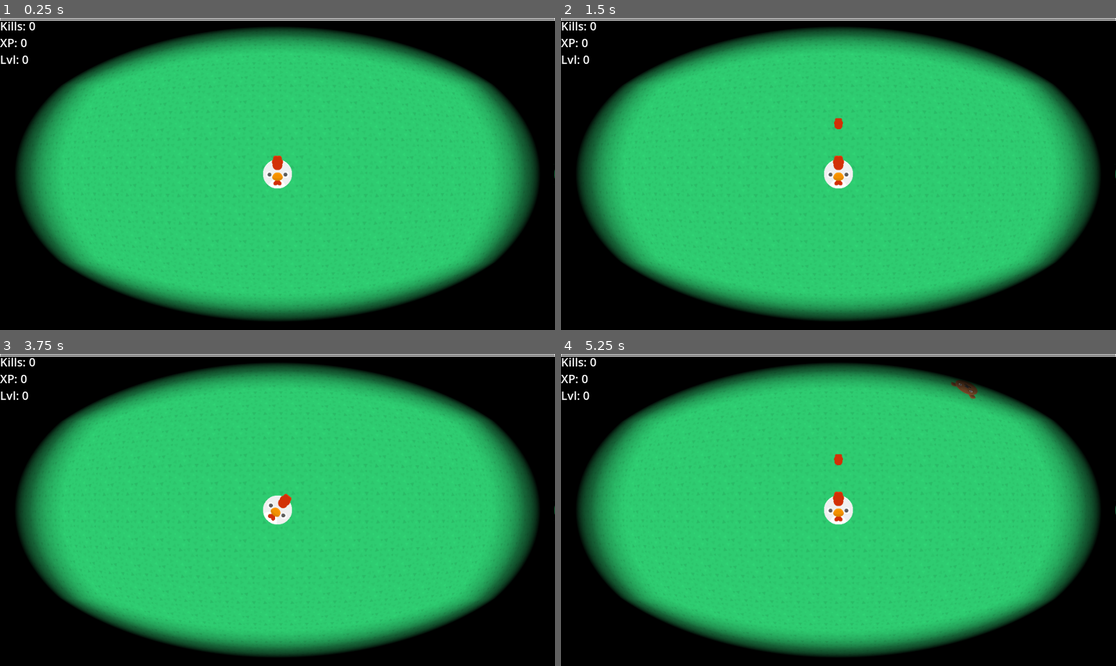
Above: before the commit, frames 1-4 (two rows, left to right).
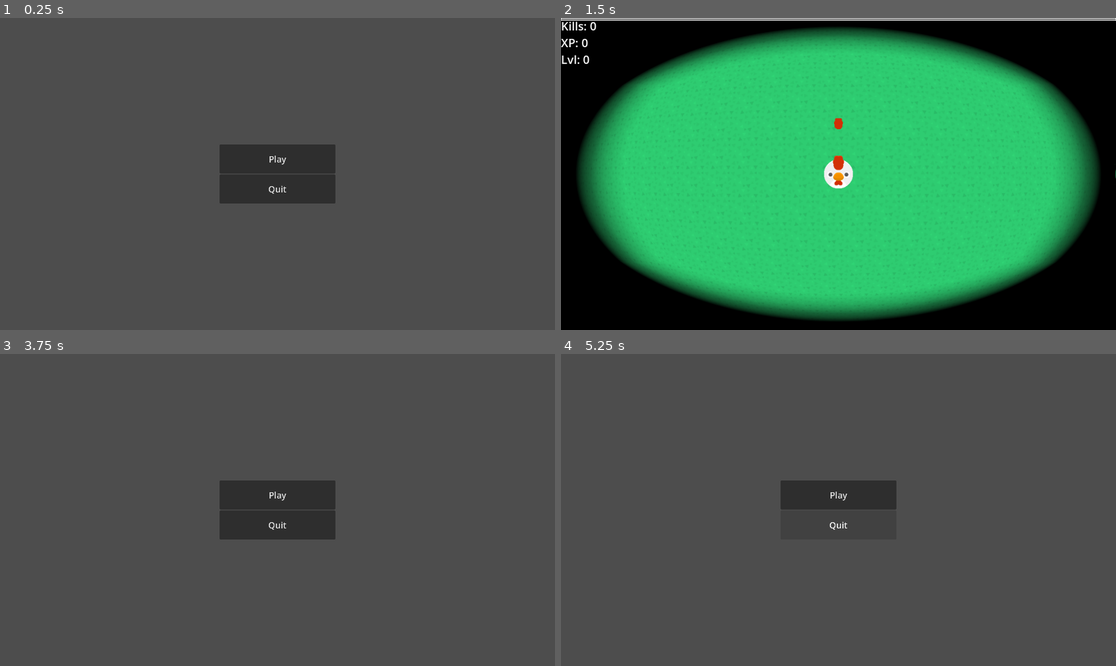
Above: after the commit, the same moments.

Repository: team-faucet/GMTK2024
Game: Godot game, scene res://UI/Menu/main_menu.tscn
Two runs of this game, one before a commit and one after it. Both use one fixed random seed, a clock stepped at 60 frames per second and the inputs below. Before the commit the project starts from res://main.tscn.
Inputs (mouse positions are in pixels of both pictures, inside the frame that each line leads up to):
- Up to frame 1 (0.25 s): no input
- Up to frame 2 (1.5 s): click (838, 158) at 0.5 s, where only the run after the commit has a clickable "Play"; click (838, 158) at 1.25 s, where only the run after the commit has a clickable "Resume"
- Up to frame 3 (3.75 s): tap Enter at 2 s; move the mouse to (399, 494) at 2.02 s; hold Right (ui_right) 2.03-2.78 s; move the mouse to (166, 525) at 2.77 s; hold Down (ui_down) 2.78-3.53 s; tap R (reset, bound only after the commit) at 3.5 s; move the mouse to (333, 441) at 3.52 s; hold Right (ui_right) from 3.53 s (still down)
- Up to frame 4 (5.25 s): release Right (ui_right) at 4.25 s; click (838, 494) at 4.25 s, where only the run after the commit has a clickable "Play"; click (838, 510) at 5 s, where only the run after the commit has a clickable "Menu"

The runs differ from the first frame. In frame 1, 100% of the frame differs, in the area x 0-100%, y 0-100%; in frame 2, nothing differs; in frame 3, 100%; in frame 4, 100%.
Error after the commit: Invalid access to property or key 'position' on a base object of type 'previously freed'. (res://Scripts/follow_player_component.gd:21)

Commit message:
added menus

Diff:
--- a/Entities/Enemies/bear.tscn
+++ b/Entities/Enemies/bear.tscn
@@ -8,9 +8,8 @@
 [ext_resource type="PackedScene" uid="uid://boeqr8qm5mlx3" path="res://Components/health_component.tscn" id="6_8o85x"]
 [ext_resource type="PackedScene" uid="uid://cppeu52scvqwg" path="res://Components/enemy_component.tscn" id="7_0hs5k"]
 
-[sub_resource type="PhysicsMaterial" id="PhysicsMaterial_18wwp"]
+[sub_resource type="PhysicsMaterial" id="PhysicsMaterial_2n204"]
 friction = 0.0
-bounce = 1.0
 
 [sub_resource type="CircleShape2D" id="CircleShape2D_k3v38"]
 radius = 50.0
@@ -19,7 +18,7 @@
 radius = 64.0
 
 [node name="Bear" type="RigidBody2D"]
-physics_material_override = SubResource("PhysicsMaterial_18wwp")
+physics_material_override = SubResource("PhysicsMaterial_2n204")
 linear_damp = 1.0
 angular_damp = 1.0
 script = ExtResource("1_h46th")
--- a/Entities/Enemies/narwhal.tscn
+++ b/Entities/Enemies/narwhal.tscn
@@ -9,6 +9,9 @@
 [ext_resource type="PackedScene" uid="uid://boeqr8qm5mlx3" path="res://Components/health_component.tscn" id="7_vpvn3"]
 [ext_resource type="PackedScene" uid="uid://cppeu52scvqwg" path="res://Components/enemy_component.tscn" id="8_rv3r6"]
 
+[sub_resource type="PhysicsMaterial" id="PhysicsMaterial_iwjyo"]
+friction = 0.0
+
 [sub_resource type="CircleShape2D" id="CircleShape2D_1wgd8"]
 radius = 50.0
 
@@ -16,6 +19,7 @@
 radius = 65.66
 
 [node name="Narwhal" type="RigidBody2D"]
+physics_material_override = SubResource("PhysicsMaterial_iwjyo")
 linear_damp = 1.0
 angular_damp = 1.0
 script = ExtResource("1_g258r")
--- a/Entities/player.tscn
+++ b/Entities/player.tscn
@@ -53,7 +53,6 @@
 shape = SubResource("CircleShape2D_q36i1")
 
 [node name="HealthComponent" parent="." instance=ExtResource("4_ongt8")]
-health = 1000.0
 
 [node name="AbilityComb" parent="." instance=ExtResource("6_ngny2")]
 ability_scene = ExtResource("2_qvwq8")
@@ -68,3 +67,5 @@
 
 [node name="CollisionShape2D" type="CollisionShape2D" parent="CollectingComponent"]
 shape = SubResource("CircleShape2D_6vmdh")
+
+[connection signal="died" from="HealthComponent" to="." method="_on_health_component_died"]
--- /dev/null
+++ b/Scripts/game_over_screen.gd
@@ -0,0 +1,24 @@
+extends Control
+
+var is_shown : bool = false
+
+func _ready():
+	SceneManager.game_ended.connect(_show_screen)
+
+func _show_screen():
+	if is_shown:
+		return
+	is_shown = true
+	$VBoxContainer/GameOverLabel/VBoxContainer/ScoreLabel.text = "Reached lvl: " + str(StatTracker.lvl)
+	await get_tree().create_timer(1.5).timeout
+	var animPlayer:AnimationPlayer = $AnimationPlayer
+	animPlayer.play("fade_in")
+
+func _on_restart_button_up():
+	SceneManager.change_scene_to("res://main.tscn")
+
+func _on_menu_button_up():
+	SceneManager.change_scene_to("res://UI/Menu/main_menu.tscn")
+
+func _on_quit_button_up():
+	get_tree().quit()
--- a/Scripts/gamelogic.gd
+++ b/Scripts/gamelogic.gd
@@ -5,23 +5,29 @@
 @export_group("Enemy Spawning")
 @export var base_spawn_rate : float = 0.5
 @export var spawn_rate_increase : float = 0.1
+@export var enemy_count_max : int = 100
 @export var enemy_scenes : Array[PackedScene]
 @export var spawn_distance_to_screen : int = 40
 
 
 var timer:Timer
 @onready var current_spawn_rate : float = base_spawn_rate
+var enemy_count_current : int = 0
 
 func _ready():
 	timer = Timer.new()
 	add_child(timer)
-	timer.timeout.connect(spawn_enemy)
+	timer.timeout.connect(try_spawn_enemy)
 	timer.start(1/current_spawn_rate)
+	StatTracker.enemy_killed.connect(func(): enemy_count_current -= 1)
 
 func _process(delta):
 	current_spawn_rate += spawn_rate_increase * delta
 
-func spawn_enemy():
+func try_spawn_enemy():
+	if enemy_count_current >= enemy_count_max:
+		return
+	enemy_count_current += 1
 	var enemy_scene:PackedScene = enemy_scenes[0]
 	if randf() < 0.25:
 		enemy_scene = enemy_scenes[1]
--- /dev/null
+++ b/Scripts/main_menu.gd
@@ -0,0 +1,8 @@
+extends Control
+
+func _on_play_button_button_up():
+	SceneManager.change_scene_to("res://main.tscn")
+
+
+func _on_quit_button_button_up():
+	get_tree().quit()
--- a/Scripts/player.gd
+++ b/Scripts/player.gd
@@ -3,7 +3,14 @@
 
 @export var speed = 400
 
+
+
 func _process(delta):
 	var input := Input.get_vector("ui_left", "ui_right", "ui_up","ui_down")
 	position += input*speed*delta
 	rotation = -(get_viewport().get_mouse_position()-0.5*get_viewport_rect().size).angle_to(Vector2.UP)
+
+
+func _on_health_component_died():
+	SceneManager.game_ended.emit()
+	process_mode = PROCESS_MODE_DISABLED
--- a/Scripts/scene_manager.gd
+++ b/Scripts/scene_manager.gd
@@ -1,8 +1,18 @@
 extends Node
+
+signal game_ended
+signal toggle_pause
 
 func _ready():
 	Input.mouse_mode = Input.MOUSE_MODE_CONFINED
+	process_mode = PROCESS_MODE_ALWAYS
 
 func _input(event):
-	if event.is_action("ui_cancel"):
-		get_tree().quit()
+	if event.is_action_pressed("ui_cancel"):
+		toggle_pause.emit()
+	elif event.is_action_pressed("reset"):
+		get_tree().paused = false
+		change_scene_to("res://UI/Menu/main_menu.tscn")
+
+func change_scene_to(scene_path):
+	get_tree().call_deferred("change_scene_to_file", scene_path)
--- a/Scripts/stat_tracker.gd
+++ b/Scripts/stat_tracker.gd
@@ -28,4 +28,4 @@
 
 
 func get_next_xp() -> int:
-	return 10 * sqrt(lvl)
+	return int(10 * sqrt(lvl))
--- a/Scripts/xp_prog_bar.gd
+++ b/Scripts/xp_prog_bar.gd
@@ -1,12 +1,6 @@
 extends TextureProgressBar
 
 
-# Called when the node enters the scene tree for the first time.
-func _ready() -> void:
-	pass # Replace with function body.
-
-
-# Called every frame. 'delta' is the elapsed time since the previous frame.
-func _process(delta: float) -> void:
+func _process(_delta: float) -> void:
 	max_value = StatTracker.xp_next
 	value = StatTracker.xp_curr
--- /dev/null
+++ b/UI/Menu/game_over_screen.tscn
@@ -0,0 +1,222 @@
+[gd_scene load_steps=5 format=3 uid="uid://dieaor56rm48x"]
+
+[ext_resource type="Script" path="res://Scripts/game_over_screen.gd" id="1_kpot6"]
+
+[sub_resource type="Animation" id="Animation_2gb1m"]
+length = 0.001
+tracks/0/type = "value"
+tracks/0/imported = false
+tracks/0/enabled = true
+tracks/0/path = NodePath("VBoxContainer/GameOverLabel:visible")
+tracks/0/interp = 1
+tracks/0/loop_wrap = true
+tracks/0/keys = {
+"times": PackedFloat32Array(0),
+"transitions": PackedFloat32Array(1),
+"update": 1,
+"values": [false]
+}
+tracks/1/type = "value"
+tracks/1/imported = false
+tracks/1/enabled = true
+tracks/1/path = NodePath("VBoxContainer/Restart:visible")
+tracks/1/interp = 1
+tracks/1/loop_wrap = true
+tracks/1/keys = {
+"times": PackedFloat32Array(0),
+"transitions": PackedFloat32Array(1),
+"update": 1,
+"values": [false]
+}
+tracks/2/type = "value"
+tracks/2/imported = false
+tracks/2/enabled = true
+tracks/2/path = NodePath("VBoxContainer/Menu:visible")
+tracks/2/interp = 1
+tracks/2/loop_wrap = true
+tracks/2/keys = {
+"times": PackedFloat32Array(0),
+"transitions": PackedFloat32Array(1),
+"update": 1,
+"values": [false]
+}
+tracks/3/type = "value"
+tracks/3/imported = false
+tracks/3/enabled = true
+tracks/3/path = NodePath("VBoxContainer/Quit:visible")
+tracks/3/interp = 1
+tracks/3/loop_wrap = true
+tracks/3/keys = {
+"times": PackedFloat32Array(0),
+"transitions": PackedFloat32Array(1),
+"update": 1,
+"values": [false]
+}
+tracks/4/type = "value"
+tracks/4/imported = false
+tracks/4/enabled = true
+tracks/4/path = NodePath(".:modulate")
+tracks/4/interp = 1
+tracks/4/loop_wrap = true
+tracks/4/keys = {
+"times": PackedFloat32Array(0),
+"transitions": PackedFloat32Array(1),
+"update": 0,
+"values": [Color(1, 1, 1, 0)]
+}
+
+[sub_resource type="Animation" id="Animation_78c66"]
+resource_name = "fade_in"
+length = 2.0
+tracks/0/type = "value"
+tracks/0/imported = false
+tracks/0/enabled = true
+tracks/0/path = NodePath("VBoxContainer/GameOverLabel:visible")
+tracks/0/interp = 1
+tracks/0/loop_wrap = true
+tracks/0/keys = {
+"times": PackedFloat32Array(0),
+"transitions": PackedFloat32Array(1),
+"update": 1,
+"values": [true]
+}
+tracks/1/type = "value"
+tracks/1/imported = false
+tracks/1/enabled = true
+tracks/1/path = NodePath("VBoxContainer/Restart:visible")
+tracks/1/interp = 1
+tracks/1/loop_wrap = true
+tracks/1/keys = {
+"times": PackedFloat32Array(0.5),
+"transitions": PackedFloat32Array(1),
+"update": 1,
+"values": [true]
+}
+tracks/2/type = "value"
+tracks/2/imported = false
+tracks/2/enabled = true
+tracks/2/path = NodePath("VBoxContainer/Menu:visible")
+tracks/2/interp = 1
+tracks/2/loop_wrap = true
+tracks/2/keys = {
+"times": PackedFloat32Array(1),
+"transitions": PackedFloat32Array(1),
+"update": 1,
+"values": [true]
+}
+tracks/3/type = "value"
+tracks/3/imported = false
+tracks/3/enabled = true
+tracks/3/path = NodePath("VBoxContainer/Quit:visible")
+tracks/3/interp = 1
+tracks/3/loop_wrap = true
+tracks/3/keys = {
+"times": PackedFloat32Array(1.5),
+"transitions": PackedFloat32Array(1),
+"update": 1,
+"values": [true]
+}
+tracks/4/type = "value"
+tracks/4/imported = false
+tracks/4/enabled = true
+tracks/4/path = NodePath(".:modulate")
+tracks/4/interp = 1
+tracks/4/loop_wrap = true
+tracks/4/keys = {
+"times": PackedFloat32Array(0, 1),
+"transitions": PackedFloat32Array(1, 1),
+"update": 0,
+"values": [Color(1, 1, 1, 0), Color(1, 1, 1, 1)]
+}
+
+[sub_resource type="AnimationLibrary" id="AnimationLibrary_wshfu"]
+_data = {
+"RESET": SubResource("Animation_2gb1m"),
+"fade_in": SubResource("Animation_78c66")
+}
+
+[node name="GameOverScreen" type="Control"]
+modulate = Color(1, 1, 1, 0)
+layout_mode = 3
+anchors_preset = 8
+anchor_left = 0.5
+anchor_top = 0.5
+anchor_right = 0.5
+anchor_bottom = 0.5
+grow_horizontal = 2
+grow_vertical = 2
+script = ExtResource("1_kpot6")
+
+[node name="VBoxContainer" type="VBoxContainer" parent="."]
+layout_mode = 1
+anchors_preset = 8
+anchor_left = 0.5
+anchor_top = 0.5
+anchor_right = 0.5
+anchor_bottom = 0.5
+offset_left = -200.0
+offset_top = -50.0
+offset_right = 200.0
+offset_bottom = 50.0
+grow_horizontal = 2
+grow_vertical = 2
+
+[node name="GameOverLabel" type="MarginContainer" parent="VBoxContainer"]
+visible = false
+layout_mode = 2
+theme_override_constants/margin_bottom = 55
+
+[node name="VBoxContainer" type="VBoxContainer" parent="VBoxContainer/GameOverLabel"]
+layout_mode = 2
+
+[node name="Label" type="Label" parent="VBoxContainer/GameOverLabel/VBoxContainer"]
+layout_mode = 2
+theme_override_colors/font_color = Color(0.996078, 0, 0.215686, 1)
+theme_override_font_sizes/font_size = 150
+text = "GAME OVER"
+horizontal_alignment = 1
+vertical_alignment = 1
+
+[node name="ScoreLabel" type="Label" parent="VBoxContainer/GameOverLabel/VBoxContainer"]
+layout_mode = 2
+theme_override_font_sizes/font_size = 90
+text = "Reached Level: 1"
+horizontal_alignment = 1
+vertical_alignment = 1
+
+[node name="Restart" type="Button" parent="VBoxContainer"]
+visible = false
+custom_minimum_size = Vector2(400, 100)
+layout_mode = 2
+size_flags_horizontal = 4
+theme_override_font_sizes/font_size = 30
+text = "Restart"
+
+[node name="Menu" type="Button" parent="VBoxContainer"]
+visible = false
+custom_minimum_size = Vector2(400, 100)
+layout_mode = 2
+size_flags_horizontal = 4
+theme_override_font_sizes/font_size = 30
+text = "Menu"
+
+[node name="Quit" type="Button" parent="VBoxContainer"]
+visible = false
+custom_minimum_size = Vector2(400, 100)
+layout_mode = 2
+size_flags_horizontal = 4
+theme_override_font_sizes/font_size = 30
+text = "Quit"
+
+[node name="Timer" type="Timer" parent="."]
+one_shot = true
+
+[node name="AnimationPlayer" type="AnimationPlayer" parent="."]
+libraries = {
+"": SubResource("AnimationLibrary_wshfu")
+}
+
+[connection signal="button_up" from="VBoxContainer/Restart" to="." method="_on_restart_button_up"]
+[connection signal="button_up" from="VBoxContainer/Menu" to="." method="_on_menu_button_up"]
+[connection signal="button_up" from="VBoxContainer/Quit" to="." method="_on_quit_button_up"]
+[connection signal="timeout" from="Timer" to="." method="_on_timer_timeout"]
--- /dev/null
+++ b/UI/Menu/main_menu.tscn
@@ -0,0 +1,41 @@
+[gd_scene load_steps=2 format=3 uid="uid://cn1fi3pgqthfn"]
+
+[ext_resource type="Script" path="res://Scripts/main_menu.gd" id="1_4dcxq"]
+
+[node name="MainMenu" type="Control"]
+layout_mode = 3
+anchors_preset = 15
+anchor_right = 1.0
+anchor_bottom = 1.0
+grow_horizontal = 2
+grow_vertical = 2
+script = ExtResource("1_4dcxq")
+
+[node name="VBoxContainer" type="VBoxContainer" parent="."]
+layout_mode = 1
+anchors_preset = 8
+anchor_left = 0.5
+anchor_top = 0.5
+anchor_right = 0.5
+anchor_bottom = 0.5
+offset_left = -90.0
+offset_top = -20.0
+offset_right = 90.0
+offset_bottom = 20.0
+grow_horizontal = 2
+grow_vertical = 2
+
+[node name="PlayButton" type="Button" parent="VBoxContainer"]
+custom_minimum_size = Vector2(400, 100)
+layout_mode = 2
+theme_override_font_sizes/font_size = 30
+text = "Play"
+
+[node name="QuitButton" type="Button" parent="VBoxContainer"]
+custom_minimum_size = Vector2(400, 100)
+layout_mode = 2
+theme_override_font_sizes/font_size = 30
+text = "Quit"
+
+[connection signal="button_up" from="VBoxContainer/PlayButton" to="." method="_on_play_button_button_up"]
+[connection signal="button_up" from="VBoxContainer/QuitButton" to="." method="_on_quit_button_button_up"]
--- /dev/null
+++ b/UI/Menu/pause_menu.gd
@@ -0,0 +1,27 @@
+extends Control
+
+
+var is_paused = false
+
+
+func _ready():
+	SceneManager.toggle_pause.connect(_on_toggle_pause)
+
+
+func _on_toggle_pause():
+	is_paused = !is_paused
+	visible = is_paused
+	get_tree().paused = is_paused
+
+
+
+func _on_resume_button_button_up():
+	is_paused = false
+	visible = false
+	get_tree().paused = false
+
+func _on_menu_button_button_up():
+	SceneManager.change_scene_to("res://UI/Menu/main_menu.tscn")
+
+func _on_quit_button_button_up():
+	get_tree().quit()
--- /dev/null
+++ b/UI/Menu/pause_menu.tscn
@@ -0,0 +1,50 @@
+[gd_scene load_steps=2 format=3 uid="uid://c07g5nt5q0nmb"]
+
+[ext_resource type="Script" path="res://UI/Menu/pause_menu.gd" id="1_fqqfx"]
+
+[node name="PauseMenu" type="Control"]
+process_mode = 3
+layout_mode = 3
+anchors_preset = 8
+anchor_left = 0.5
+anchor_top = 0.5
+anchor_right = 0.5
+anchor_bottom = 0.5
+grow_horizontal = 2
+grow_vertical = 2
+size_flags_horizontal = 4
+size_flags_vertical = 4
+script = ExtResource("1_fqqfx")
+
+[node name="Contents" type="VBoxContainer" parent="."]
+layout_mode = 1
+anchors_preset = 8
+anchor_left = 0.5
+anchor_top = 0.5
+anchor_right = 0.5
+anchor_bottom = 0.5
+offset_left = -136.0
+offset_top = -83.5
+offset_right = 136.0
+offset_bottom = 83.5
+grow_horizontal = 2
+grow_vertical = 2
+
+[node name="ResumeButton" type="Button" parent="Contents"]
+layout_mode = 2
+theme_override_font_sizes/font_size = 30
+text = "Resume"
+
+[node name="MenuButton" type="Button" parent="Contents"]
+layout_mode = 2
+theme_override_font_sizes/font_size = 30
+text = "Menu"
+
+[node name="QuitButton" type="Button" parent="Contents"]
+layout_mode = 2
+theme_override_font_sizes/font_size = 30
+text = "Quit"
+
+[connection signal="button_up" from="Contents/ResumeButton" to="." method="_on_resume_button_button_up"]
+[connection signal="button_up" from="Contents/MenuButton" to="." method="_on_menu_button_button_up"]
+[connection signal="button_up" from="Contents/QuitButton" to="." method="_on_quit_button_button_up"]
--- a/main.tscn
+++ b/main.tscn
@@ -1,11 +1,13 @@
-[gd_scene load_steps=7 format=3 uid="uid://bgxvnovy4lvo6"]
+[gd_scene load_steps=9 format=3 uid="uid://bgxvnovy4lvo6"]
 
 [ext_resource type="PackedScene" uid="uid://bpwxsgg7pjtyq" path="res://Entities/player.tscn" id="1_yeh4v"]
 [ext_resource type="PackedScene" uid="uid://cxmv5tq3abdm2" path="res://Entities/Enemies/narwhal.tscn" id="2_g56pr"]
 [ext_resource type="Script" path="res://Scripts/gamelogic.gd" id="3_8xds2"]
 [ext_resource type="PackedScene" uid="uid://btq50rc85pr5g" path="res://Entities/Enemies/bear.tscn" id="4_iwx7t"]
 [ext_resource type="PackedScene" uid="uid://cssbwlouopx56" path="res://UI/hud.tscn" id="5_xefw1"]
-[ext_resource type="PackedScene" path="res://background.tscn" id="6_ndo83"]
+[ext_resource type="PackedScene" uid="uid://b1d7muwnj2yxk" path="res://background.tscn" id="6_ndo83"]
+[ext_resource type="PackedScene" uid="uid://dieaor56rm48x" path="res://UI/Menu/game_over_screen.tscn" id="7_egqxr"]
+[ext_resource type="PackedScene" uid="uid://c07g5nt5q0nmb" path="res://UI/Menu/pause_menu.tscn" id="7_veqkk"]
 
 [node name="Main" type="Node2D"]
 
@@ -14,7 +16,6 @@
 [node name="EnemySpawning" type="Node" parent="." node_paths=PackedStringArray("player")]
 script = ExtResource("3_8xds2")
 player = NodePath("../Player")
-base_spawn_rate = 2.0
 spawn_rate_increase = 0.05
 enemy_scenes = Array[PackedScene]([ExtResource("4_iwx7t"), ExtResource("2_g56pr")])
 
@@ -22,6 +23,16 @@
 
 [node name="HUD" parent="CanvasLayer" instance=ExtResource("5_xefw1")]
 
+[node name="GameOverScreen" parent="CanvasLayer" instance=ExtResource("7_egqxr")]
+z_index = 1
+anchors_preset = 15
+anchor_left = 0.0
+anchor_top = 0.0
+anchor_right = 1.0
+anchor_bottom = 1.0
+
+[node name="PauseMenu" parent="CanvasLayer" instance=ExtResource("7_veqkk")]
+
 [node name="Background" parent="." node_paths=PackedStringArray("player") instance=ExtResource("6_ndo83")]
 player = NodePath("../Player")
 texture_scale = 2.0
--- a/project.godot
+++ b/project.godot
@@ -11,7 +11,7 @@
 [application]
 
 config/name="Gamejam 2024"
-run/main_scene="res://main.tscn"
+run/main_scene="res://UI/Menu/main_menu.tscn"
 config/features=PackedStringArray("4.3", "Forward Plus")
 
 [autoload]
@@ -68,6 +68,11 @@
 "events": [Object(InputEventMouseButton,"resource_local_to_scene":false,"resource_name":"","device":-1,"window_id":0,"a …(258 unchanged characters)…
 ]
 }
+reset={
+"deadzone": 0.5,
+"events": [Object(InputEventKey,"resource_local_to_scene":false,"resource_name":"","device":-1,"window_id":0,"alt_pressed":false,"shift_pressed":false,"ctrl_pressed":false,"meta_pressed":false,"pressed":false,"keycode":0,"physical_keycode":82,"key_label":0,"unicode":114,"location":0,"echo":false,"script":null)
+]
+}
 
 [layer_names]
 
Binary file added: CoverImage.png
Not shown, added: CoverImage.png.import
Not shown: 1 places in Entities/Enemies/narwhal.tscn that only renumber resources
Not shown: 1 places in Entities/player.tscn that only renumber resources
Not shown, added: Neues Textdokument.txt
Binary file added: Scripts/gmtk-jam-2024.png
Not shown, added: Scripts/gmtk-jam-2024.png.import
Not shown, added: export_presets.cfg
Binary file added: gmtk-jam-2024.png
Not shown, added: gmtk-jam-2024.png.import
